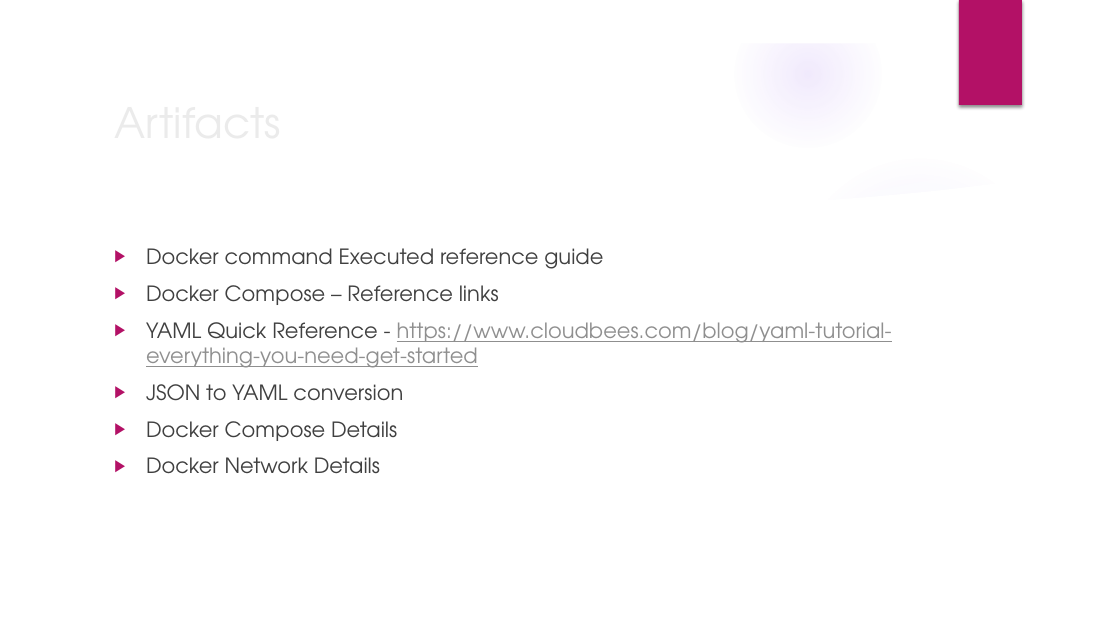
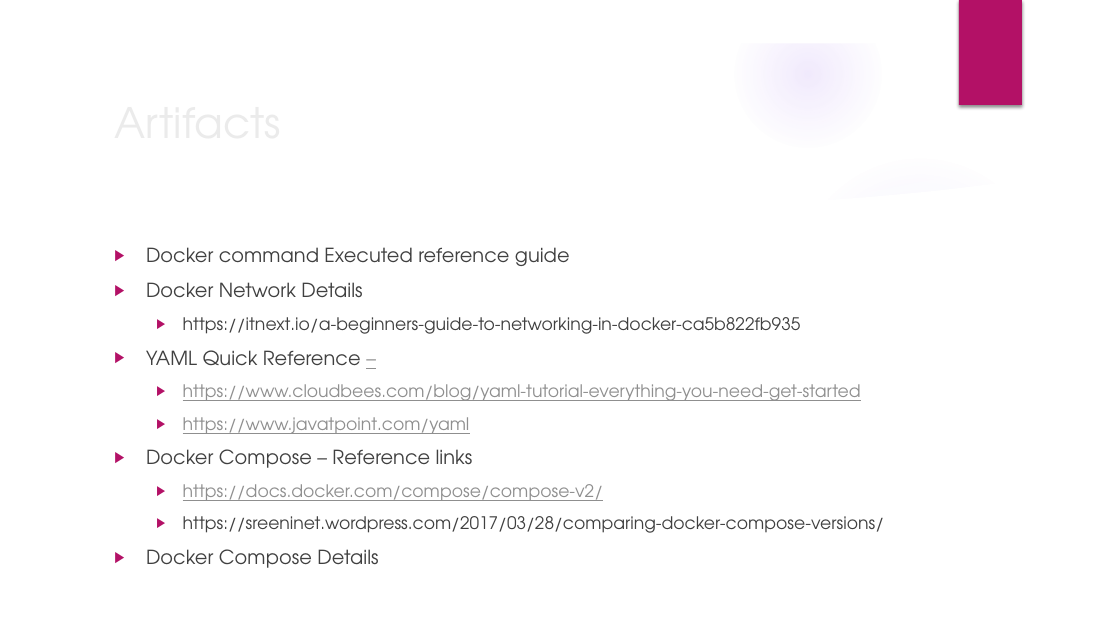
Before and after one commit to deepkumartraining/docker-k8s-April23, a slide deck: slide 6 of Day11/DockerAndKubernetes_Training-Day11.pptx (slide 5 before the commit). Drawn at 1120x630 pixels with LibreOffice and Linux fonts; fonts in the diff are those of the drawing; background and template pictures are left out. Boxes give left, top, right and bottom in pixels: in the first picture for what was removed or moved away, otherwise in the second. Text is boxed around its words. In the diff, an @@ line names an element or a change of style, - is before the commit and + after.

```diff
--- a/Day11/DockerAndKubernetes_Training-Day11.pptx
+++ b/Day11/DockerAndKubernetes_Training-Day11.pptx
@@ text at bbox=[146, 247, 570, 568]: size 18 to 16.6 pt in "Docker command Executed reference guide", "Docker Compose – Reference links", "Docker Compose Details" @@
@@ text at bbox=[146, 282, 861, 434]: paragraphs added @@
+▶ Docker Network Details
+  ▶ https://itnext.io/a-beginners-guide-to-networking-in-docker-ca5b822fb935
+▶ YAML Quick Reference –
+  ▶ https://www.cloudbees.com/blog/yaml-tutorial-everything-you-need-get-started
+  ▶ https://www.javatpoint.com/yaml
@@ text at bbox=[146, 457, 380, 474]: paragraph removed @@
-▶ Docker Network Details
@@ text at bbox=[183, 484, 884, 533]: text changed; size 18 to 14.8 pt; text colour #8F8F8F to #404040 @@
-▶ YAML Quick Reference - https://www.cloudbees.com/blog/yaml-tutorial-everything-you-need-get-started
-▶ JSON to YAML conversion
+  ▶ https://docs.docker.com/compose/compose-v2/
+  ▶ https://sreeninet.wordpress.com/2017/03/28/comparing-docker-compose-versions/
```
Also in this commit, not shown: 2 other slides changed, 1 slide added, 7 other files.
